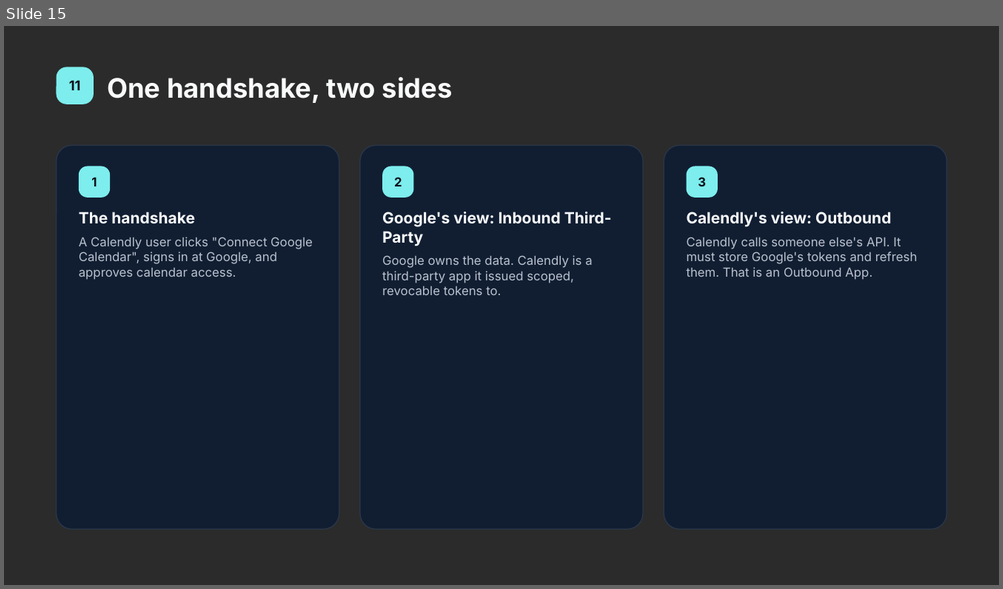
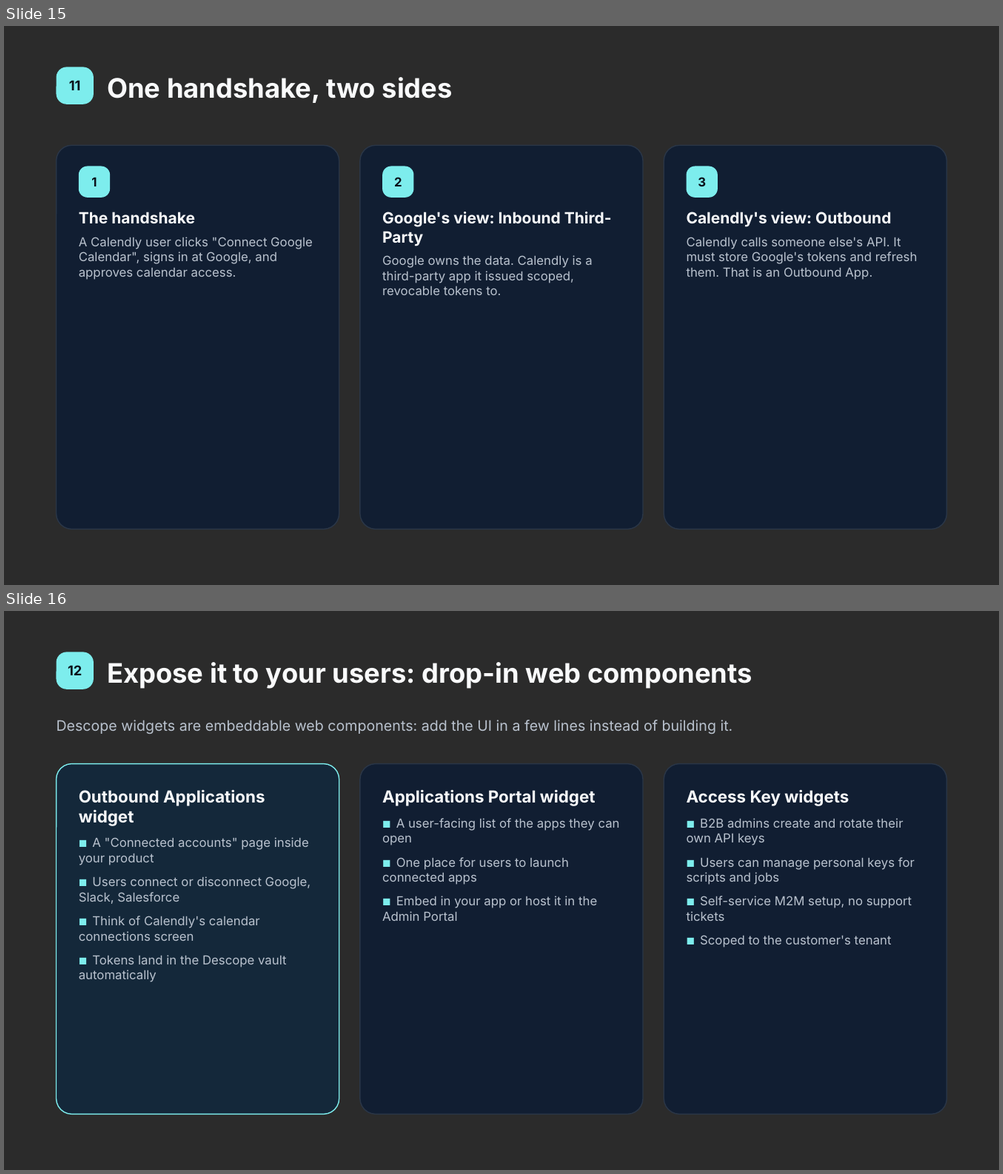
Before and after one commit to descope/.github, a slide deck: applications-deck/Descope-Applications.pptx. Shown one above the other, each under a label of ours: slide 15 before the commit, slides 15 and 16 after it. The pictures are 1003x589 and 1003x1174 pixels, drawn with LibreOffice and Linux fonts; fonts in the diff are those of the drawing; background and template pictures are left out; a plain dark background stands for a picture behind light text. Boxes give left, top, right and bottom in pixels: in the first picture for what was removed or moved away, otherwise in the second. Text is boxed around its words. In the diff, an @@ line names an element or a change of style, - is before the commit and + after.

```diff
--- a/applications-deck/Descope-Applications.pptx
+++ b/applications-deck/Descope-Applications.pptx
@@ slide 16 added at (4,611,999,1170), background picture (left out) @@
@@ rounded rectangle added at (57,652,94,689), fill #7DEDED, 13 pt, text #0A101A, bold @@
+12
@@ text added at (107,662,752,689), 26 pt, text #F9FAFB, bold @@
+Expose it to your users: drop-in web components
@@ text added at (57,720,733,734), 14 pt, text #B9C2CE @@
+Descope widgets are embeddable web components: add the UI in a few lines instead of building it.
@@ rounded rectangle added at (57,764,339,1115), fill #14283A, outline #7DEDED 1 pt @@
@@ rounded rectangle added at (360,764,643,1115), fill #111E32, outline #2A3647 1 pt @@
@@ rounded rectangle added at (663,764,946,1115), fill #111E32, outline #2A3647 1 pt @@
@@ text added at (79,790,311,982), 12 pt, text #B9C2CE @@
+Outbound Applications widget
+■ A "Connected accounts" page inside your product
+■ Users connect or disconnect Google, Slack, Salesforce
+■ Think of Calendly's calendar connections screen
+■ Tokens land in the Descope vault automatically
@@ text added at (382,790,620,921), 12 pt, text #B9C2CE @@
+Applications Portal widget
+■ A user-facing list of the apps they can open
+■ One place for users to launch connected apps
+■ Embed in your app or host it in the Admin Portal
@@ text added at (686,790,914,948), 12 pt, text #B9C2CE @@
+Access Key widgets
+■ B2B admins create and rotate their own API keys
+■ Users can manage personal keys for scripts and jobs
+■ Self-service M2M setup, no support tickets
+■ Scoped to the customer's tenant
```
Also in this commit, not shown: 1 slide changed, 2 other files.
